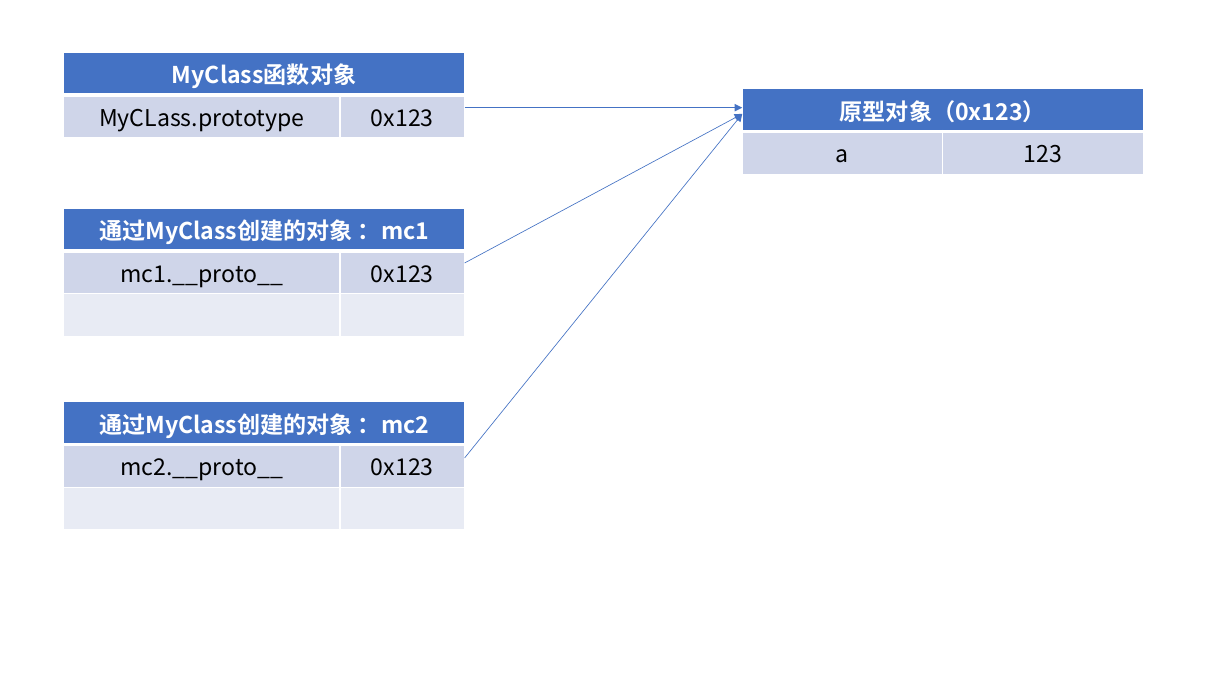
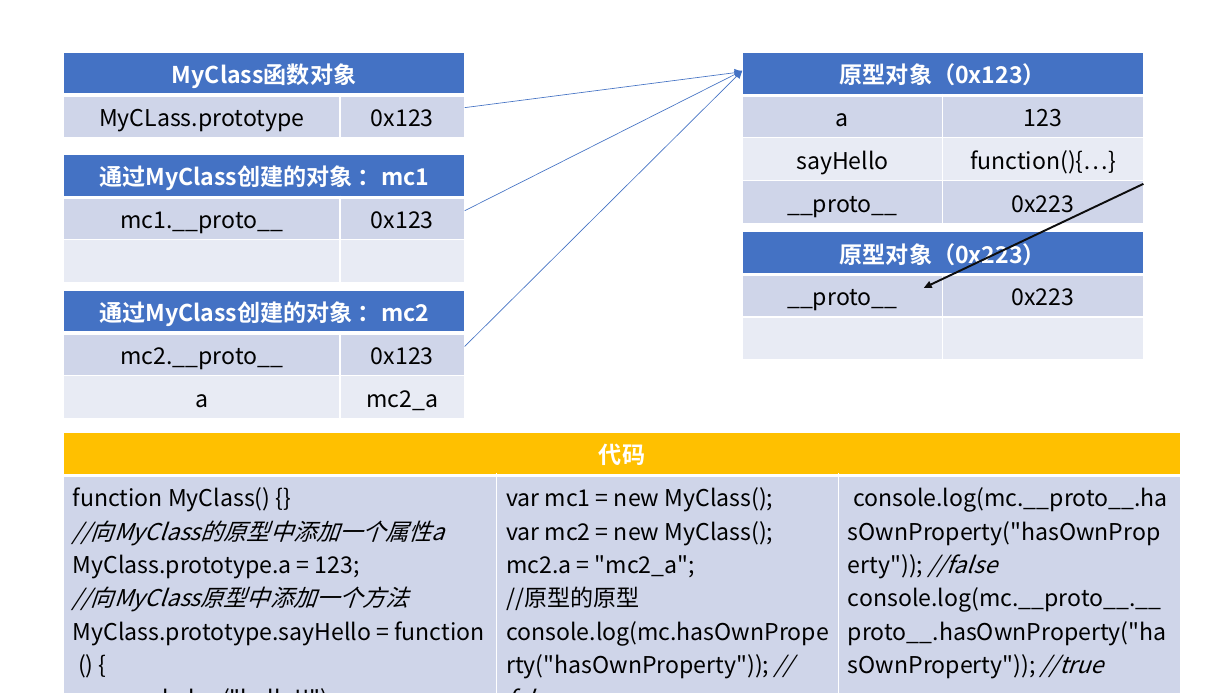
Before and after one commit to JerryLee1013/learn_web, a slide deck: slide 2 of Javascript_initial/img/基本数据类型和对象内存关系.pptx. Drawn at 1232x693 pixels with LibreOffice and Linux fonts; fonts in the diff are those of the drawing. Boxes give left, top, right and bottom in pixels: in the first picture for what was removed or moved away, otherwise in the second. Text is boxed around its words. In the diff, an @@ line names an element or a change of style, - is before the commit and + after.

```diff
--- a/Javascript_initial/img/基本数据类型和对象内存关系.pptx
+++ b/Javascript_initial/img/基本数据类型和对象内存关系.pptx
@@ table at (742, 53, 1143, 221) @@
+row 3: sayHello | function(){…}
+row 4: __proto__ | 0x223
@@ table: place and size @@
-table at (742, 89, 1143, 167)
+table at (742, 53, 1143, 221)
@@ arrow moved from (465, 108) - (742, 108) to (465, 108) - (742, 72) @@
@@ arrow moved from (465, 263) - (742, 114) to (465, 211) - (742, 71) @@
@@ arrow moved from (465, 458) - (742, 114) to (465, 347) - (742, 71) @@
@@ table: place and size @@
-table at (64, 208, 465, 321)
+table at (64, 154, 465, 267)
@@ arrow added from (1143, 184) to (924, 287), #0D0D0D 1.5 pt @@
@@ table added at (742, 232, 1143, 344), 3 rows, 2 columns @@
+原型对象（0x223） | 
+__proto__ | 0x223
+ | 
@@ table at (64, 290, 465, 415) @@
-row 3, column 1: 
+row 3, column 1: a
-row 3, column 2: 
+row 3, column 2: mc2_a
@@ table: place and size @@
-table at (64, 402, 465, 515)
+table at (64, 290, 465, 415)
@@ table added at (64, 433, 1181, 683), 2 rows, 3 columns @@
+代码 |  | 
+function MyClass() {} //向MyClass的原型中添加一个属性a / MyClass.prototype.a = 123; //向MyClass原型中添加一个方法 / MyClass.prototype.sayHello = function () { / console.log("hello!!"); / }; | var mc1 = new MyClass(); / var mc2 = new MyClass(); mc2.a = "mc2_a"; / //原型的原型 / console.log(mc.hasOwnProperty("hasOwnProperty")); //false | console.log(mc.__proto__.hasOwnProperty("hasOwnProperty")); //false / console.log(mc.__proto__.__proto__.hasOwnProperty("hasOwnProperty")); //true
```
Also in this commit, not shown: 11 other files.
